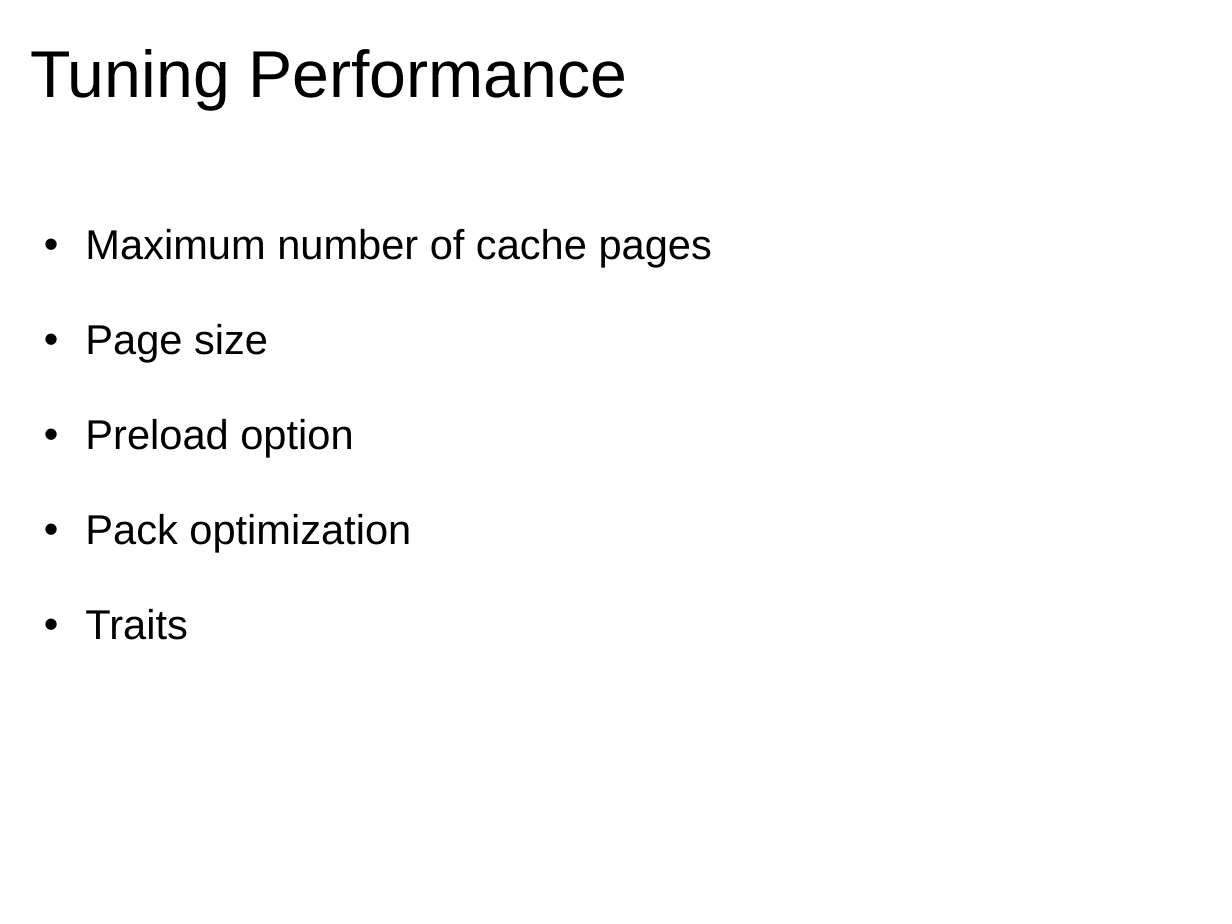
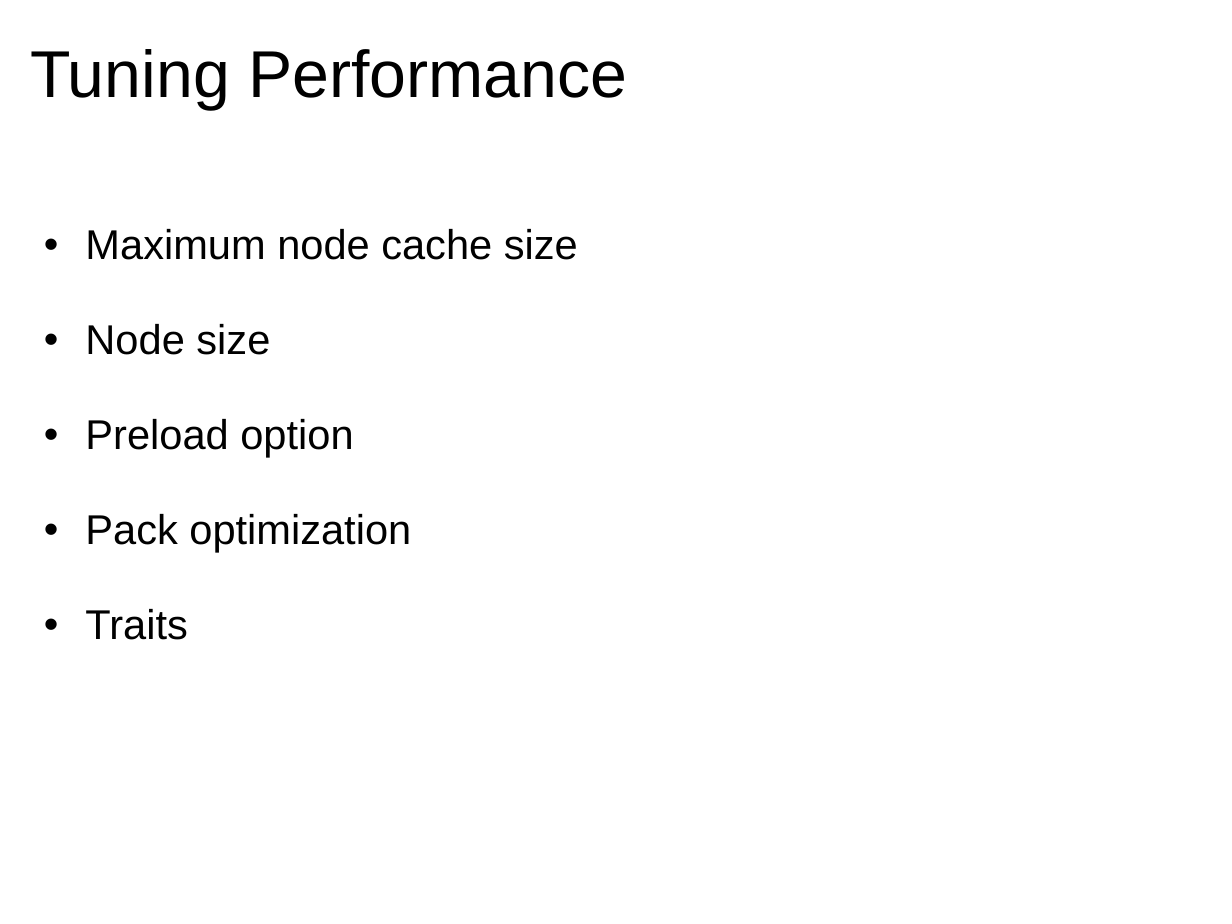
Before and after one commit to Beman/btree, a slide deck: slide 21 of libs/btree/doc/Proposed-B-tree-library.ppt (slide 19 before the commit). Drawn at 1232x924 pixels with LibreOffice and Linux fonts; fonts in the diff are those of the drawing; background and template pictures are left out. Boxes give left, top, right and bottom in pixels: in the first picture for what was removed or moved away, otherwise in the second. Text is boxed around its words. In the diff, an @@ line names an element or a change of style, - is before the commit and + after.

```diff
--- a/libs/btree/doc/Proposed-B-tree-library.ppt
+++ b/libs/btree/doc/Proposed-B-tree-library.ppt
@@ text at (x1=85, y1=229, x2=578, y2=355): text changed @@
-  • Maximum number of cache pages
-  • Page size
+  • Maximum node cache size
+  • Node size
```
Also in this commit, not shown: 4 other slides changed, 3 slides added.
